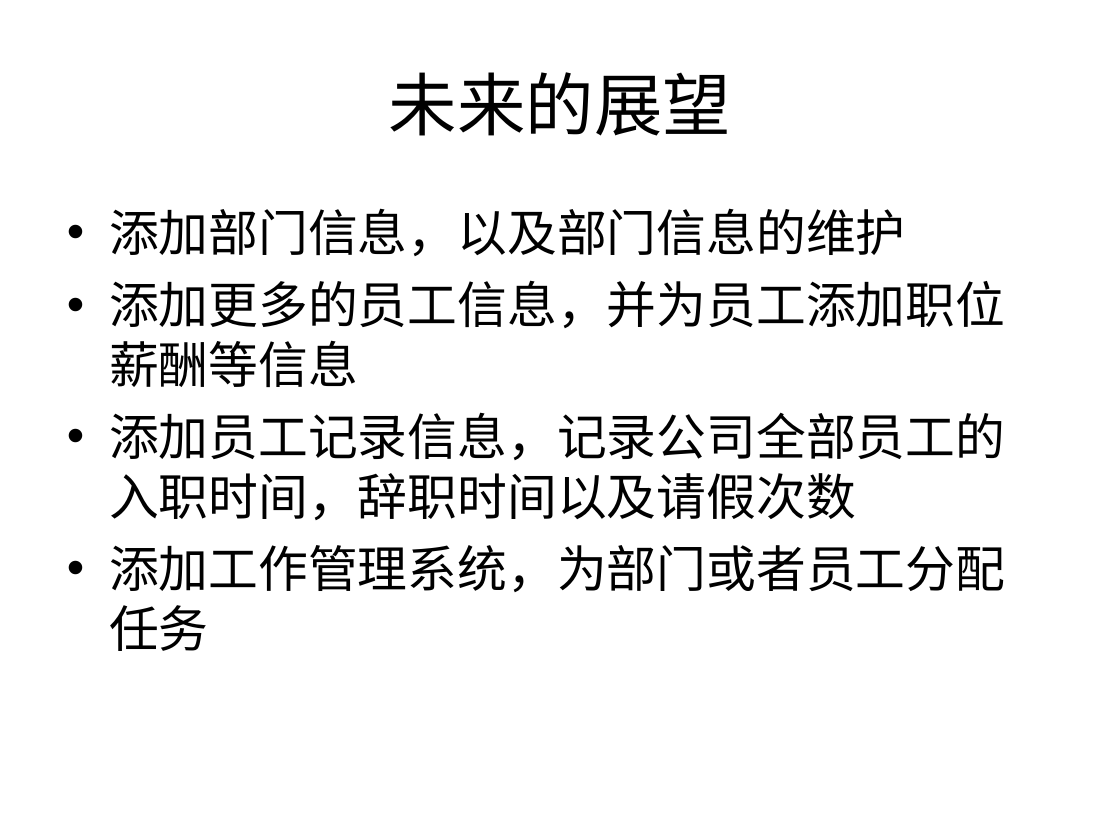
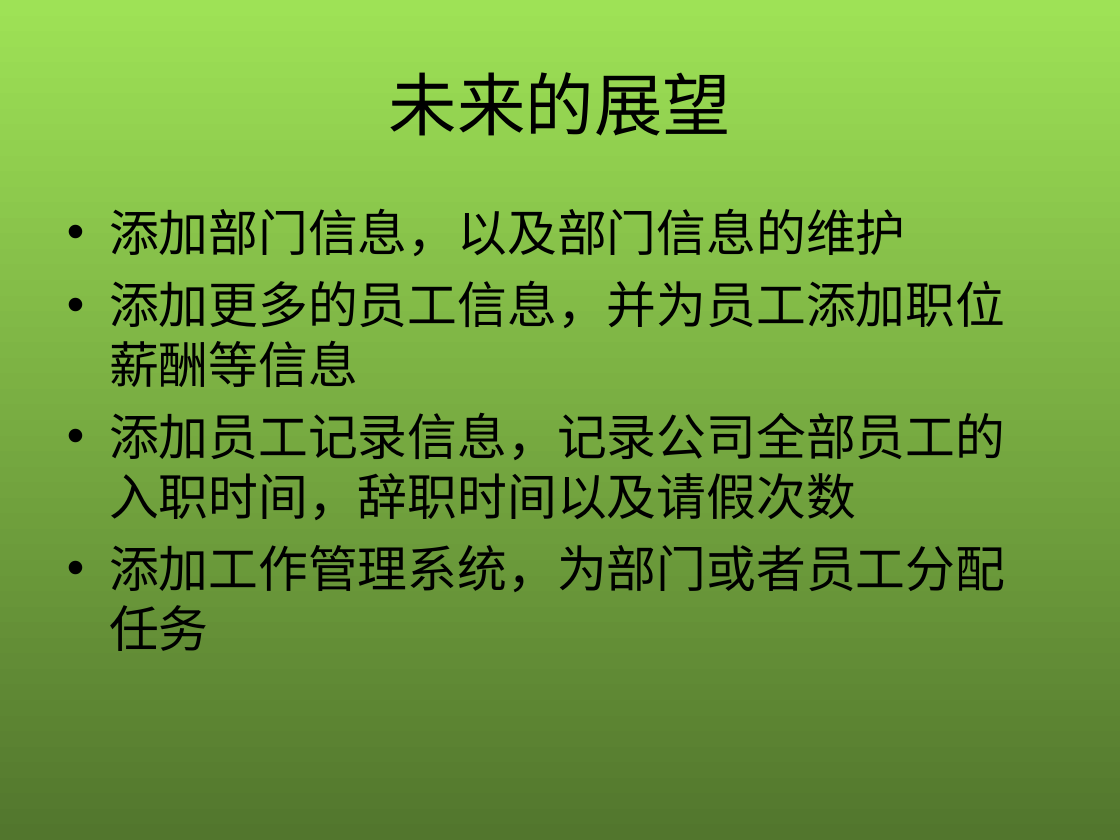
Before and after one commit to wyc19973737/Demo, a slide deck: slide 7 of 员工管理.ppt. Drawn at 1120x840 pixels with LibreOffice and Linux fonts; fonts in the diff are those of the drawing. Boxes give left, top, right and bottom in pixels: in the first picture for what was removed or moved away, otherwise in the second. Text is boxed around its words. In the diff, an @@ line names an element or a change of style, - is before the commit and + after.

```diff
--- a/员工管理.ppt
+++ b/员工管理.ppt
@@ background #FFFFFF to gradient #9EE256 to #52762D @@
```
Also in this commit, not shown: 6 other slides changed.
